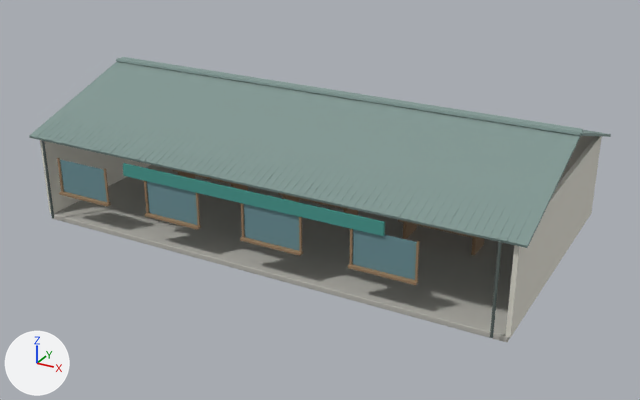
A saved change to the Blender file art/blender/coastal_market.blend.
Before and after are seen from a 50 mm lens placed at (14.9, -27.1, 14.1), pointed at (0.3, -0.6, 0.9). The axes (+X, +Y, +Z) are drawn at lower left. The lights are the same throughout. The picture after the commit comes second.

The scene before the commit, as lines of its bpy script (objects in view):
```python
me_cube_001 = bpy.data.meshes.new('Cube.001')
me_cube_001.from_pydata(...)  # 56 vertices, 54 faces; spans x -9.0..9.0, y -5.0..5.0, z -0.1..0.1
me_cube_001.materials.append(mat_concrete)  # grey #b6b5ad
me_cube_005 = bpy.data.meshes.new('Cube.005')
me_cube_005.from_pydata(...)  # a box spanning x -1.05..1.05, y -0.03..0.03, z -0.62..0.62; a box spanning x 2.95..5.05, y -0.03..0.03, z -0.62..0.62; a box spanning x 6.95..9.05, y -0.03..0.03, z -0.62..0.62; a box spanning x 10.95..13.05, y -0.03..0.03, z -0.62..0.62
me_cube_005.materials.append(mat_glass)  # cyan #698e95
me_cube_025 = bpy.data.meshes.new('Cube.025')
me_cube_025.from_pydata(...)  # 312 vertices, 270 faces; spans x -1.85..12.8, y -5.26..0.65, z -0.4..2.1
me_cube_025.materials.append(mat_wood)  # brown #977c5d
ob_concrete = bpy.data.objects.new('concrete', me_cube_001)
ob_concrete.location = (0.0, 0.0, -0.1)
_m = ob_concrete.modifiers.new('Weighted surface normals', 'WEIGHTED_NORMAL')
ob_glass = bpy.data.objects.new('glass', me_cube_005)
ob_glass.location = (-7.0, -5.09, 1.8)
ob_wood = bpy.data.objects.new('wood', me_cube_025)
ob_wood.location = (-6.3, 0.0, 0.4)
# also in view: 'roof' at (0.0, 0.0, 4.0); 'teal' at (0.0, -5.2, 2.7); 'plaster' at (0.0, 0.0, 1.6); 'steel' at (0.0, -5.3, 1.6)
```
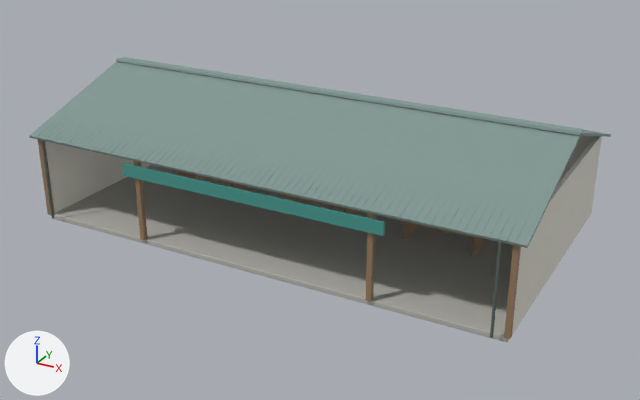
Diff of the bpy script that builds the scene:
```diff
--- a/art/blender/coastal_market.blend.py
+++ b/art/blender/coastal_market.blend.py
@@ me_cube_025 @@
 # used by ob_wood; location = (-6.3, 0.0, 0.4)
-me_cube_025.from_pydata(...)  # 312 vertices, 270 faces; spans x -1.85..12.8, y -5.26..0.65, z -0.4..2.1
+me_cube_025.from_pydata(...)  # 248 vertices, 222 faces; spans x -2.79..15.39, y -5.09..0.65, z -0.4..2.8
+# me_cube_025 part 1: a new loose piece, a box spanning x -2.79..-2.61, y -5.09..-4.91, z -0.4..2.8, in mat_wood (brown #977c5d)
+# me_cube_025 part 2: a new loose piece, a box spanning x 1.71..1.89, y -5.09..-4.91, z -0.4..2.8, in mat_wood (brown #977c5d)
+# me_cube_025 part 3: a new loose piece, a box spanning x 10.71..10.89, y -5.09..-4.91, z -0.4..2.8, in mat_wood (brown #977c5d)
+# me_cube_025 part 4: a new loose piece, a box spanning x 15.21..15.39, y -5.09..-4.91, z -0.4..2.8, in mat_wood (brown #977c5d)
+# me_cube_025 part 5: 12 loose pieces with 96 vertices, spanning x -1.85..12.45, y -5.26..-5.08, z 0.69..2.1, are deleted
 me_cube_025.materials.append(mat_wood)
@@ ob_glass @@
-ob_glass = bpy.data.objects.new('glass', me_cube_005)
-ob_glass.location = (-7.0, -5.09, 1.8)
```

Pixel boxes [x1, y1, x2, y2] of what changed, in the pictures (640 x 400 px):
'glass', deleted (cyan): before [60, 160, 417, 280]
'wood', reshaped (13% wider, 56% taller): before [57, 158, 485, 285]; after [38, 140, 521, 339]
part 1 of me_cube_025, added: after [38, 140, 55, 215]
part 2 of me_cube_025, added (brown): after [133, 161, 148, 240]
part 3 of me_cube_025, added (brown): after [366, 213, 376, 302]
part 4 of me_cube_025, added (brown): after [504, 245, 521, 339]
part 5 of me_cube_025, deleted: before [57, 158, 420, 285]
